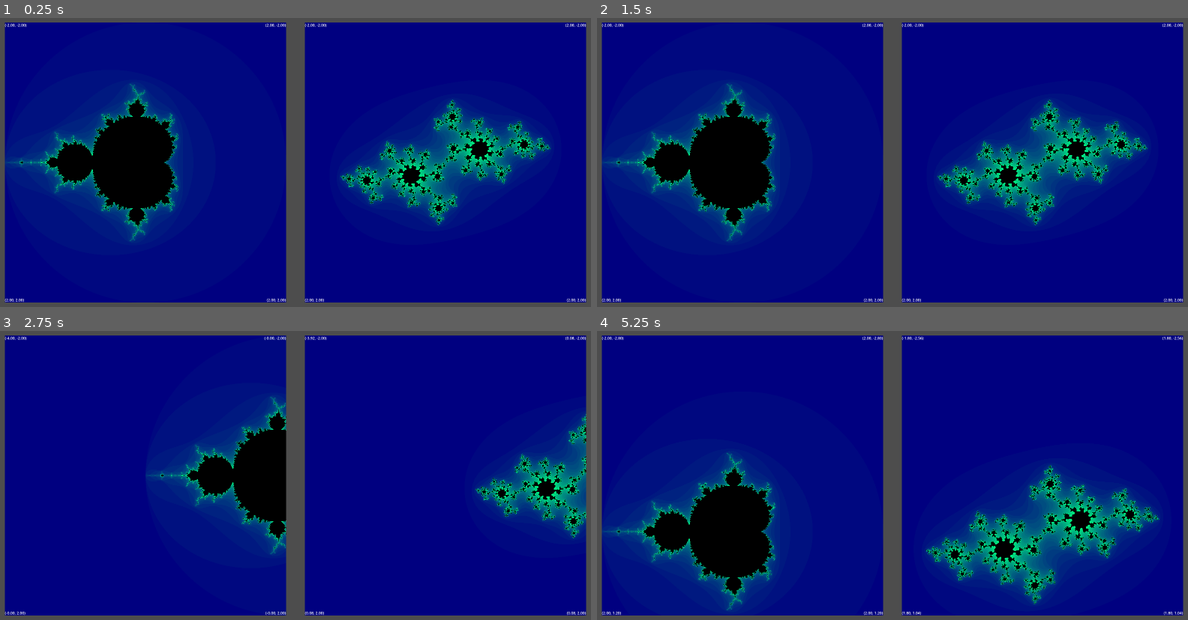
Above: before the commit, frames 1-4 (two rows, left to right).
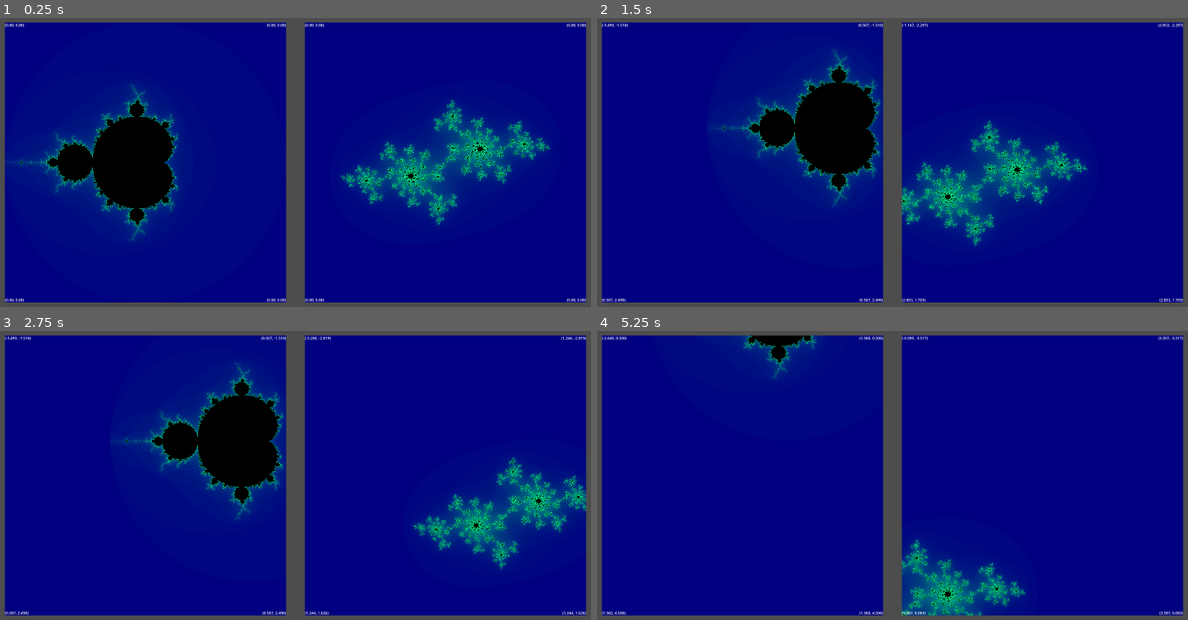
Above: after the commit, the same moments.

Repository: kirkatia98/mandelbrot
Game: Godot game, scene res://root.tscn
Same seed, same stepped clock (60 frames per second), same inputs: the game is played once before the commit and once after it.
Inputs (mouse positions are in pixels of both pictures, inside the frame that each line leads up to):
- Up to frame 1 (0.25 s): no input
- Up to frame 2 (1.5 s): tap Enter at 0.5 s; drag from (744, 162) to (951, 93) at 0.52 s; tap Space at 1.25 s; drag from (1040, 162) to (862, 226) at 1.27 s
- Up to frame 3 (2.75 s): tap Enter at 2 s; move the mouse to (354, 406) at 2.02 s; hold Right (ui_right) from 2.03 s (still down); hold Mouse wheel up (zoom_in) from 2.03 s (still down); click (354, 406) at 2.17 s; tap Mouse wheel down (zoom_out) at 2.3 s
- Up to frame 4 (5.25 s): release Right (ui_right) at 2.75 s; release Mouse wheel up (zoom_in) at 2.75 s; tap Space at 2.75, 4.25 s; drag from (862, 539) to (715, 429) at 2.77 s; tap Enter at 3.5 s; move the mouse to (1069, 521) at 3.52 s; hold Left (ui_left) 3.53-4.25 s; hold Mouse wheel up (zoom_in) 3.53-4.25 s; click (1069, 521) at 3.67 s; tap Mouse wheel down (zoom_out) at 3.8 s; drag from (715, 429) to (803, 397) at 4.27 s; move the mouse to (922, 475) at 5.02 s; hold Down (ui_down) from 5.03 s (still down); hold Mouse wheel up (zoom_in) from 5.03 s (still down); click (922, 475) at 5.17 s

The runs differ from the first frame. In frame 1, 7.5% of the frame differs, in the area x 1-99%, y 1-99%; in frame 2, 26%; in frame 3, 14%; in frame 4, 26%, in the area x 0-99%, y 1-99%.

Commit message:
Handling Zoom and drag events

Diff:
--- a/fractal.gd
+++ b/fractal.gd
@@ -7,7 +7,8 @@
 		(material as ShaderMaterial).set_shader_parameter("debug", debug)
 
 @export var pan_speed : float = 0.1
-@export var zoom_speed : float = 0.1
+@export var zoom_speed : float = 0.9
+@export var margin : int = 25
 
 @export var rect_position : Vector2 = Vector2(-2, -2):
 	set(val):
@@ -31,13 +32,19 @@
 @export var BL : Label
 
 
+@onready var dragging : bool = false
+
+@onready var old_pos : Vector2
+@onready var old_mouse : Vector2
+
+
 func update_coords():
-	var fmt_str = "(%.2f, %-.2f)"
+	var fmt_str : String = "(%.3f, %-.3f)"
 
-	var x1 = rect_position.x
-	var x2 = rect_position.x + rect_size.x
-	var y1 = rect_position.y
-	var y2 = rect_position.y + rect_size.y
+	var x1: float = rect_position.x
+	var x2: float = rect_position.x + rect_size.x
+	var y1: float = rect_position.y
+	var y2: float = rect_position.y + rect_size.y
 
 	TL.text = fmt_str % [x1, y1]
 	TR.text = fmt_str % [x2, y1]
@@ -45,24 +52,56 @@
 	BR.text = fmt_str % [x2, y2]
 
 
-# override gui input instead of input so that zoom input only accepted inside the borders
-func _gui_input(event):
-	var old_center = 0.5 * rect_size + rect_position
 
-	if event.is_action_pressed("zoom_in", true):
-		rect_size = rect_size * 0.9
+func _input(event):
+	var local_mouse = get_local_mouse_position()
+	var global_mouse = get_global_mouse_position()
+
+	var screen_rect = get_rect()
+
+	# shrink the actionable area by margin to prevent errant input
+	if(!screen_rect.grow(-margin).has_point(global_mouse)):
+		# not my event
+		dragging = false
+		return
+
+	var old_center: Vector2 = 0.5 * rect_size + rect_position
+
+	if event is InputEventMouseButton:
+		match(event.button_index):
+
+			# scroll events (set size)
+			MOUSE_BUTTON_WHEEL_UP:
+				rect_size = rect_size * zoom_speed
+			MOUSE_BUTTON_WHEEL_DOWN:
+				rect_size = rect_size / zoom_speed
+
+	if event is InputEventMouseButton:
+		match(event.button_index):
+
+			# scroll event, if dragging update a new drag start position
+			MOUSE_BUTTON_WHEEL_UP, MOUSE_BUTTON_WHEEL_DOWN:
+				rect_position = old_center - 0.5 * rect_size
+				if(dragging):
+					old_mouse = local_mouse
+					old_pos = rect_position
+
+			# start drag event
+			MOUSE_BUTTON_LEFT:
+				dragging = event.is_pressed()
+
+				# save the drag start position
+				if(dragging):
+					old_mouse = local_mouse
+					old_pos = rect_position
 
 
-	if event.is_action_pressed("zoom_out", true):
-		rect_size = rect_size / 0.9
-
-	rect_position = old_center - 0.5 * rect_size
+	if event is InputEventMouseMotion and dragging:
+		# drag event
+		# move rectangle to the old position offset by mouse movement (scaled to the size of the screen)
+		rect_position = old_pos - (local_mouse - old_mouse) / screen_rect.size * rect_size
 
 
-func _unhandled_input(_event):
+	# faster movement
 	var input_vector : Vector2 = Input.get_vector("ui_left", "ui_right", "ui_up", "ui_down")
-	rect_position -= 0.1 * rect_size * input_vector
-
-
-func _on_focus_entered():
-	print("focus")
+	rect_position -= pan_speed * rect_size * input_vector
--- a/fractal.tscn
+++ b/fractal.tscn
@@ -31,7 +31,7 @@
 layout_mode = 1
 offset_right = 18.0
 offset_bottom = 23.0
-text = "(-2.00, -2.00)"
+text = "(0.00, 0.00)"
 
 [node name="TopRight" type="Label" parent="Labels"]
 layout_mode = 1
@@ -41,7 +41,7 @@
 offset_left = -40.0
 offset_bottom = 23.0
 grow_horizontal = 0
-text = "(2.00, -2.00)"
+text = "(0.00, 0.00)"
 
 [node name="BottomRight" type="Label" parent="Labels"]
 layout_mode = 1
@@ -54,7 +54,7 @@
 offset_top = -23.0
 grow_horizontal = 0
 grow_vertical = 0
-text = "(2.00, 2.00)"
+text = "(0.00, 0.00)"
 
 [node name="BottomLeft" type="Label" parent="Labels"]
 layout_mode = 1
@@ -64,4 +64,4 @@
 offset_top = -23.0
 offset_right = 40.0
 grow_vertical = 0
-text = "(2.00, 2.00)"
+text = "(0.00, 0.00)"
--- a/julia.gdshader
+++ b/julia.gdshader
@@ -1,8 +1,6 @@
 shader_type canvas_item;
 
 #include "lib.gdshaderinc"
-
-#define LOOPS 30
 
 // TODO: use a controller inside the mandlebrot shader to get a c value for the julia set
 uniform vec2 cursor;
@@ -19,7 +17,7 @@
 	vec2 c = vec2(-0.70176, 0.3842);
 	vec2 z = uv;
 
-	COLOR = compute_point(z, c, LOOPS);
+	COLOR = compute_point(z, c);
 
 	if(debug){
 		COLOR = debug_lines(uv, COLOR);
--- a/mandlebrot.gdshader
+++ b/mandlebrot.gdshader
@@ -1,8 +1,6 @@
 shader_type canvas_item;
 
 #include "lib.gdshaderinc"
-
-#define LOOPS  30
 
 uniform bool debug;
 
@@ -16,7 +14,7 @@
 	vec2 c = uv;
 	vec2 z = vec2(0);
 
-	COLOR = compute_point(z, c, LOOPS);
+	COLOR = compute_point(z, c);
 
 	// If the debug flag is set, overwrite color with a debug function
 	if(debug){
Not shown, changed: lib.gdshaderinc
